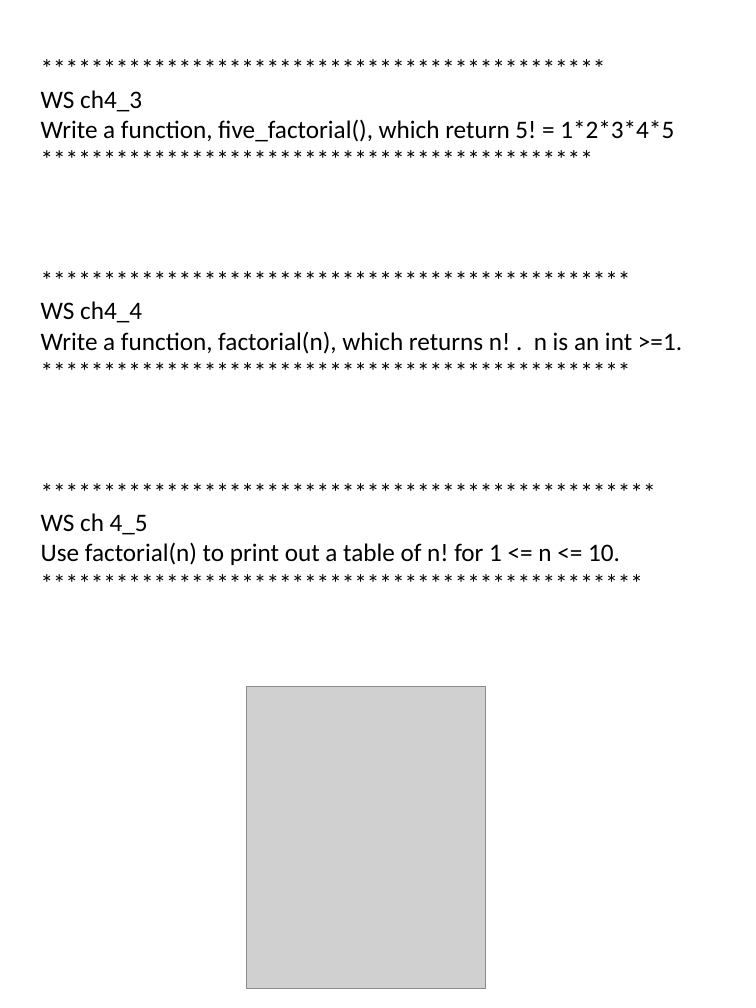
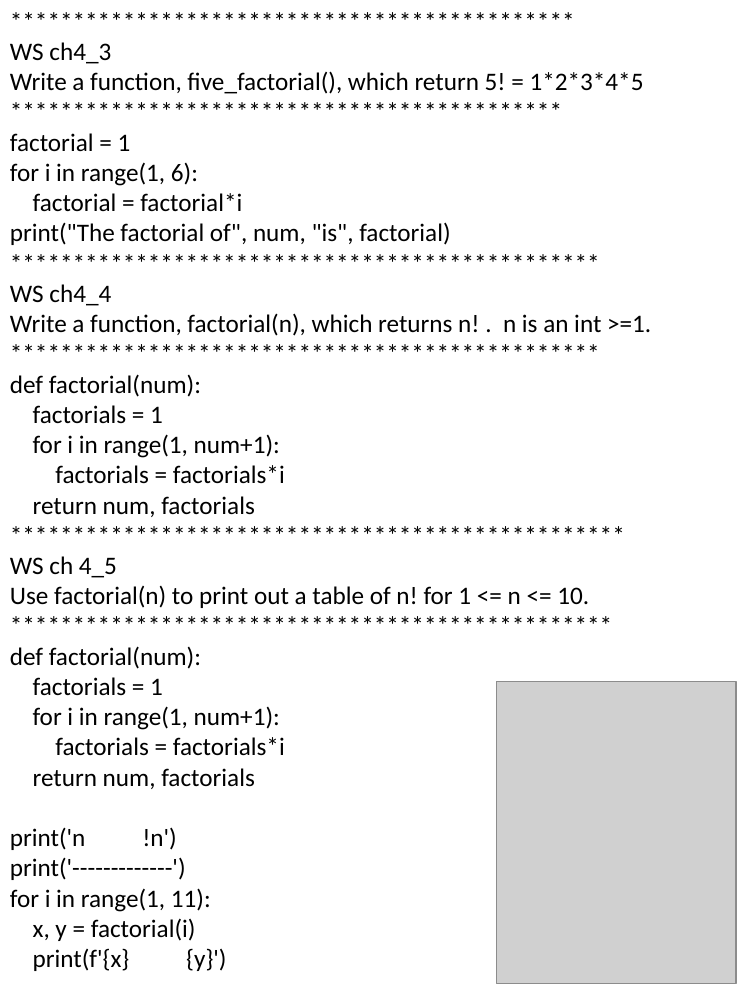
Before and after one commit to Lor3nzoMartinez/Python, a slide deck: slide 3 of Homework/ch 4 functions.pptx (slide 15 before the commit). Drawn at 756x1008 pixels with LibreOffice and Linux fonts; fonts in the diff are those of the drawing; grey boxes stand for pictures. Boxes give left, top, right and bottom in pixels: in the first picture for what was removed or moved away, otherwise in the second. Text is boxed around its words. In the diff, an @@ line names an element or a change of style, - is before the commit and + after.

```diff
--- a/Homework/ch 4 functions.pptx
+++ b/Homework/ch 4 functions.pptx
@@ text "*********************************************": place and size @@
-text "*********************************************" at [41, 90, 682, 565]
+text "*********************************************" at [10, 42, 651, 971]
@@ text at [10, 133, 450, 245]: paragraphs added @@
+factorial = 1
+for i in range(1, 6):
+factorial = factorial*i
+print("The factorial of", num, "is", factorial)
@@ text at [10, 374, 285, 517]: paragraphs added @@
+def factorial(num):
+factorials = 1
+for i in range(1, num+1):
+factorials = factorials*i
+return num, factorials
@@ text at [10, 646, 285, 971]: paragraphs added @@
+def factorial(num):
+factorials = 1
+for i in range(1, num+1):
+factorials = factorials*i
+return num, factorials
+print('n !n')
+print('-------------')
+for i in range(1, 11):
+x, y = factorial(i)
+print(f'{x} {y}')
@@ picture: place and size @@
-picture at [247, 686, 486, 989]
+picture at [497, 682, 736, 985]
```
Also in this commit, not shown: 7 other slides changed, 25 slides removed, 59 other files.
